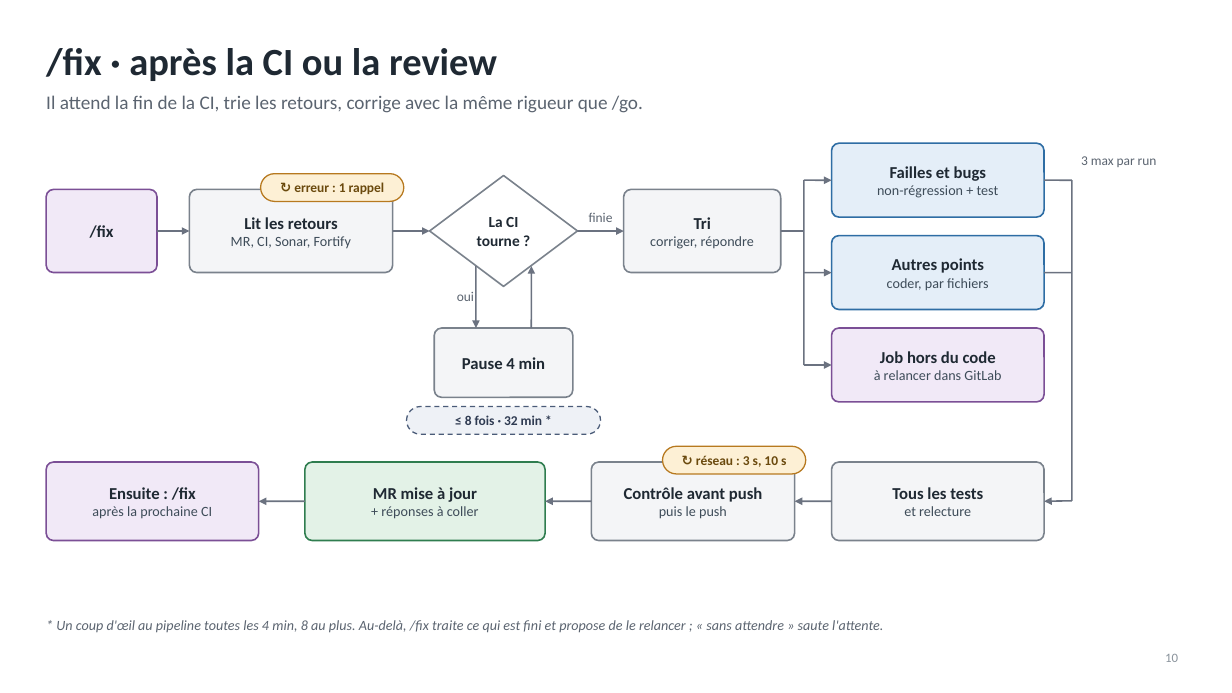
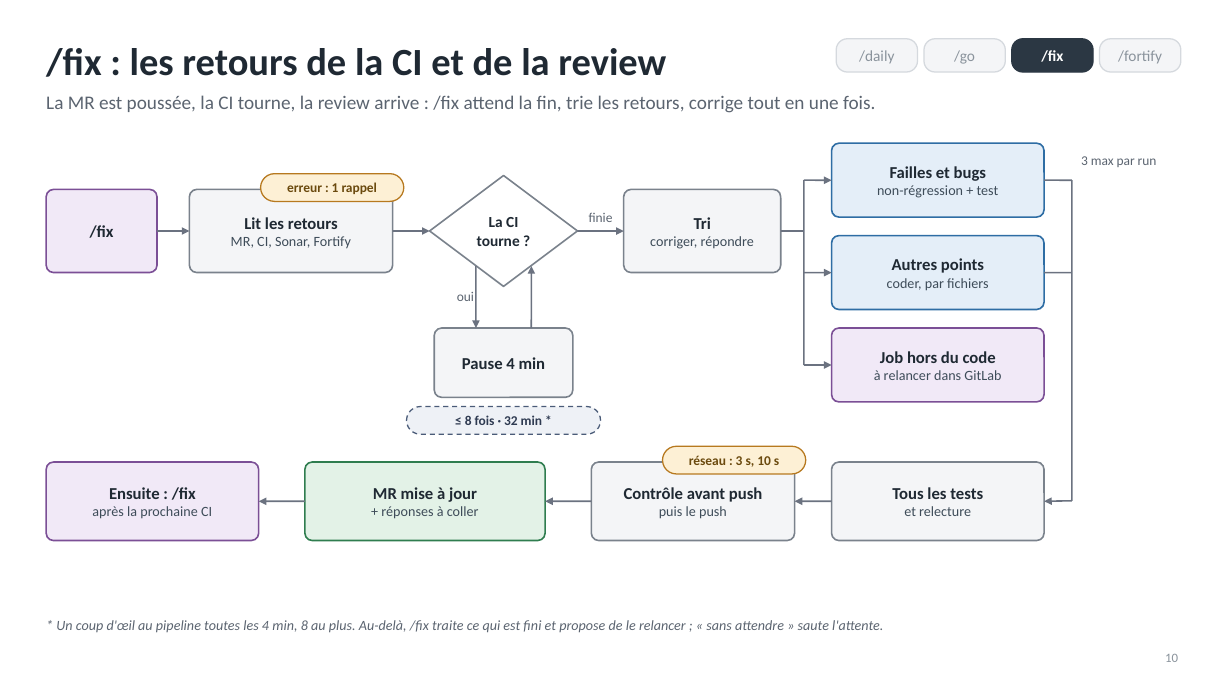
Before and after one commit to RabieDerouiche/OpenRDCode, a slide deck: slide 10 of opencode-v2/docs/presentation-tech-leads.pptx. Drawn at 1232x693 pixels with LibreOffice and Linux fonts; fonts in the diff are those of the drawing. Boxes give left, top, right and bottom in pixels: in the first picture for what was removed or moved away, otherwise in the second. Text is boxed around its words. In the diff, an @@ line names an element or a change of style, - is before the commit and + after.

```diff
--- a/opencode-v2/docs/presentation-tech-leads.pptx
+++ b/opencode-v2/docs/presentation-tech-leads.pptx
@@ title at (46,48,666,77): text changed @@
-/fix · après la CI ou la review
+/fix : les retours de la CI et de la review
@@ rounded rectangle added at (836,39,918,72), fill #F4F5F7, outline #D5D9DE 1 pt, 12 pt, text #8A939C @@
+/daily
@@ rounded rectangle added at (924,39,1006,72), fill #F4F5F7, outline #D5D9DE 1 pt, 12 pt, text #8A939C @@
+/go
@@ rounded rectangle added at (1012,39,1093,72), fill #2B3743, outline #2B3743 1 pt, 12 pt, text #FFFFFF, bold @@
+/fix
@@ rounded rectangle added at (1100,39,1181,72), fill #F4F5F7, outline #D5D9DE 1 pt, 12 pt, text #8A939C @@
+/fortify
@@ text at (46,95,875,113): text changed @@
-Il attend la fin de la CI, trie les retours, corrige avec la même rigueur que /go.
+La MR est poussée, la CI tourne, la review arrive : /fix attend la fin, trie les retours, corrige tout en une fois.
@@ text in rounded rectangle at (287,182,377,194): text changed @@
-↻ erreur : 1 rappel
+erreur : 1 rappel
@@ text in rounded rectangle at (689,455,779,467): text changed @@
-↻ réseau : 3 s, 10 s
+réseau : 3 s, 10 s
```
Also in this commit, not shown: 8 other slides changed, 4 slides added, 4 slides removed, 3 other files.
